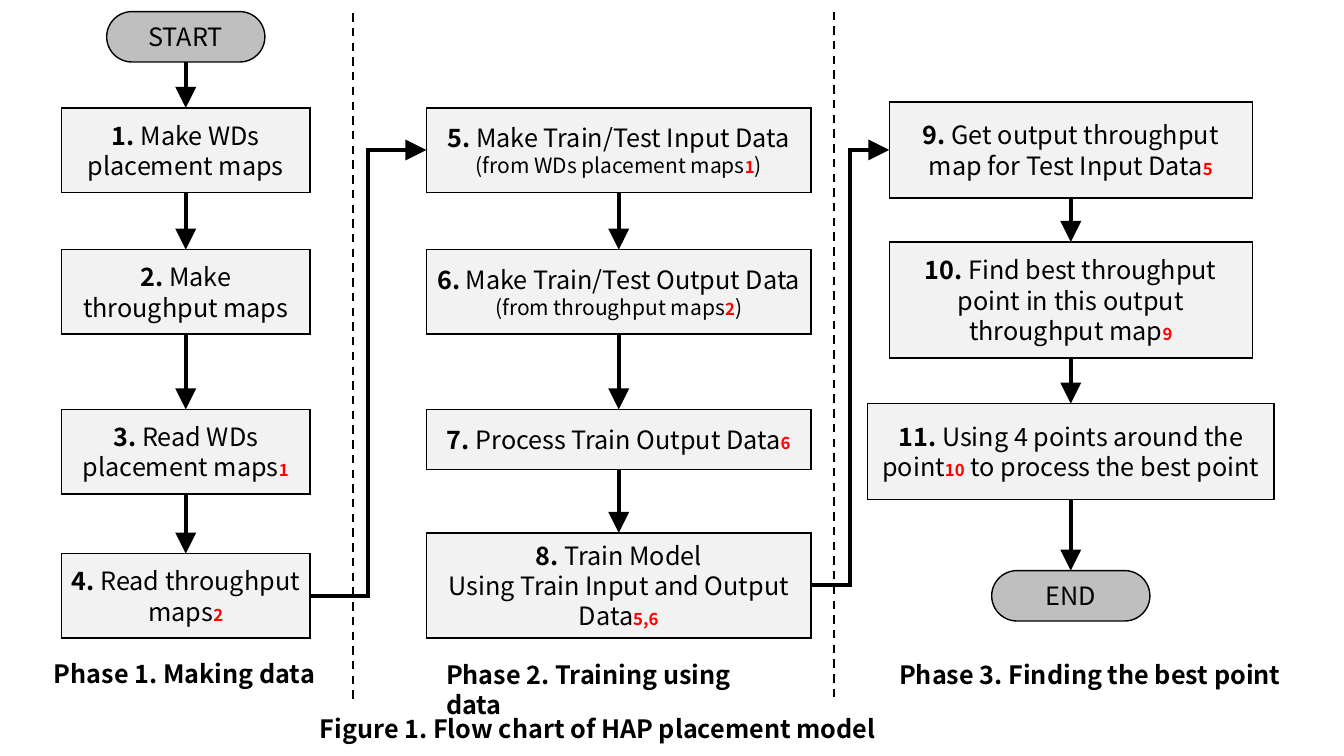
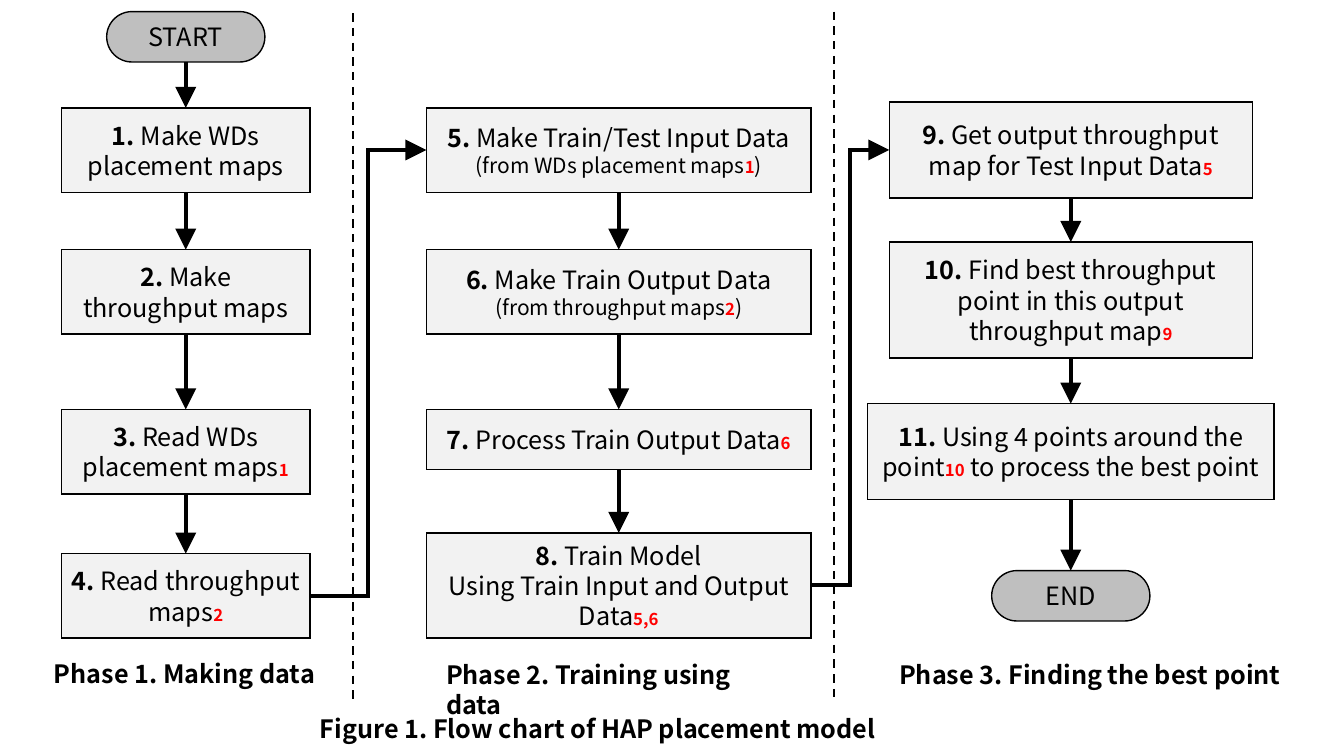
Before and after one commit to WannaBeSuperteur/2020, a slide deck: slide 1 of WPCN/for_final_paper.pptx. Drawn at 1344x756 pixels with LibreOffice and Linux fonts; fonts in the diff are those of the drawing. Boxes give left, top, right and bottom in pixels: in the first picture for what was removed or moved away, otherwise in the second. Text is boxed around its words. In the diff, an @@ line names an element or a change of style, - is before the commit and + after.

```diff
--- a/WPCN/for_final_paper.pptx
+++ b/WPCN/for_final_paper.pptx
@@ text in rectangle at [466, 269, 771, 295]: text changed @@
-6. Make Train/Test Output Data
+6. Make Train Output Data
```
Also in this commit, not shown: 2 slides added, 1 other file.
